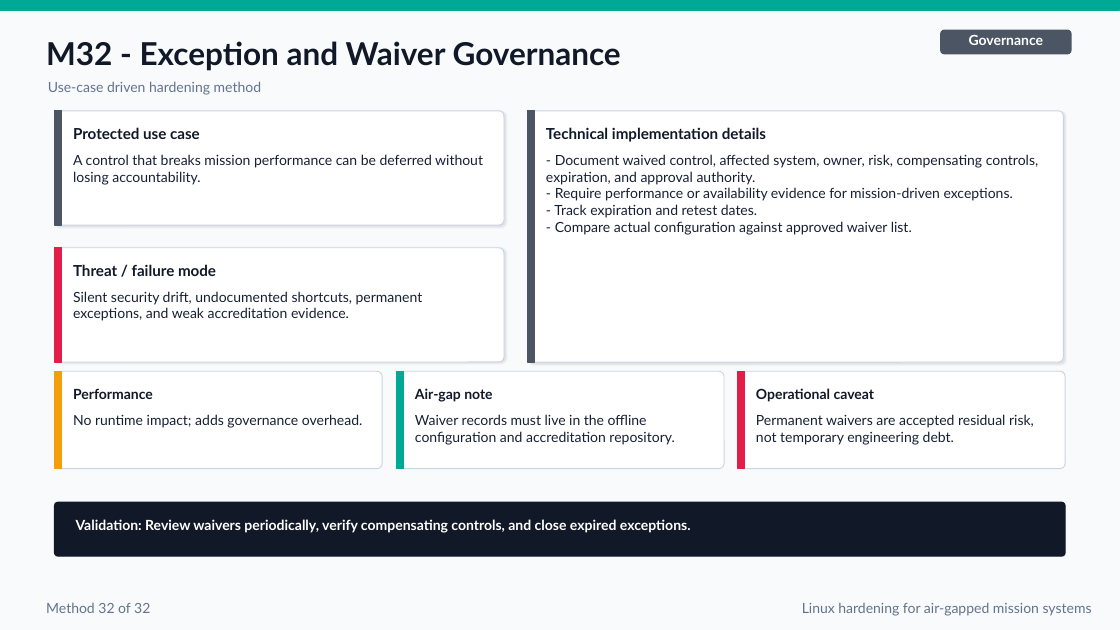
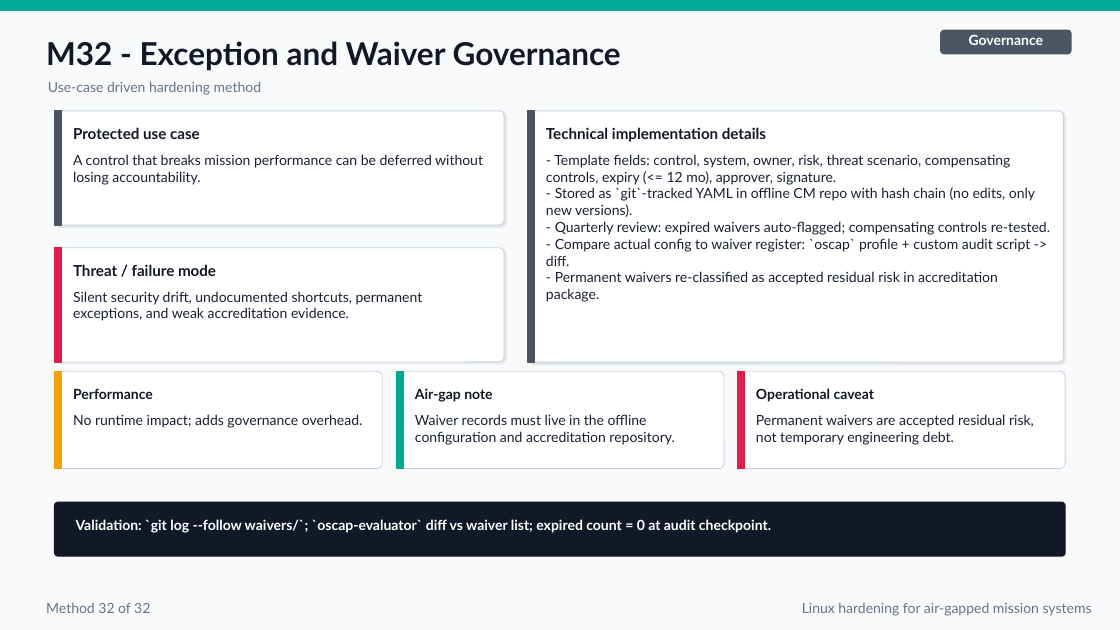
Before and after one commit to FelixKras/Drawio-stuff-, a slide deck: slide 42 of Linux_Mission_Critical_Air_Gapped_Hardening_Final.pptx. Drawn at 1120x630 pixels with LibreOffice and Linux fonts; fonts in the diff are those of the drawing. Boxes give left, top, right and bottom in pixels: in the first picture for what was removed or moved away, otherwise in the second. Text is boxed around its words. In the diff, an @@ line names an element or a change of style, - is before the commit and + after.

```diff
--- a/Linux_Mission_Critical_Air_Gapped_Hardening_Final.pptx
+++ b/Linux_Mission_Critical_Air_Gapped_Hardening_Final.pptx
@@ text at bbox=[546, 154, 1050, 302]: text changed @@
-- Document waived control, affected system, owner, risk, compensating controls, expiration, and approval authority.
-- Require performance or availability evidence for mission-driven exceptions.
-- Track expiration and retest dates.
-- Compare actual configuration against approved waiver list.
+- Template fields: control, system, owner, risk, threat scenario, compensating controls, expiry (<= 12 mo), approver, signature.
+- Stored as `git`-tracked YAML in offline CM repo with hash chain (no edits, only new versions).
+- Quarterly review: expired waivers auto-flagged; compensating controls re-tested.
+- Compare actual config to waiver register: `oscap` profile + custom audit script -> diff.
+- Permanent waivers re-classified as accepted residual risk in accreditation package.
@@ text at bbox=[76, 519, 771, 533]: text changed @@
-Validation: Review waivers periodically, verify compensating controls, and close expired exceptions.
+Validation: `git log --follow waivers/`; `oscap-evaluator` diff vs waiver list; expired count = 0 at audit checkpoint.
```
Also in this commit, not shown: 35 other slides changed, 1 slide added.
